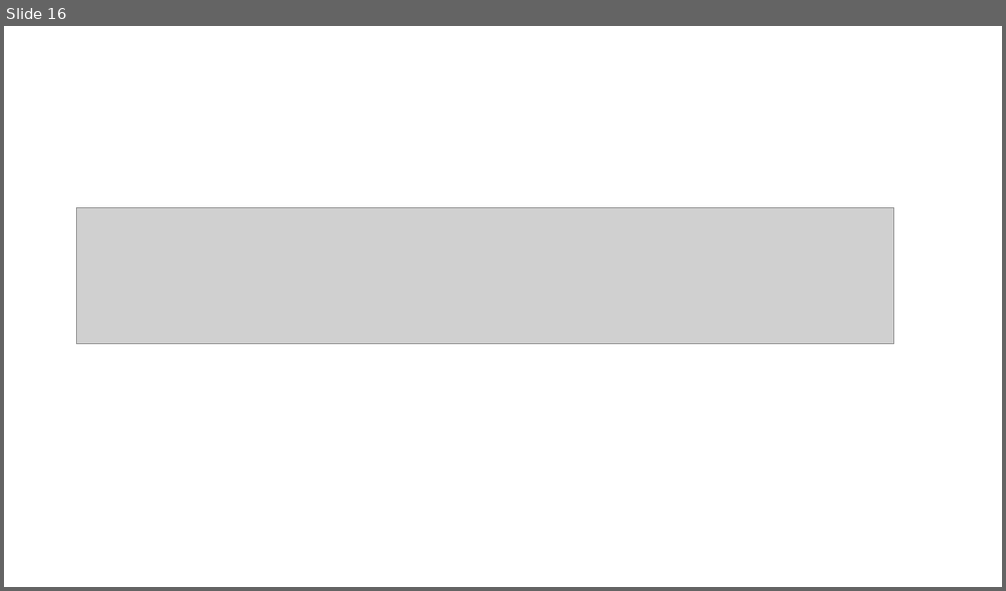
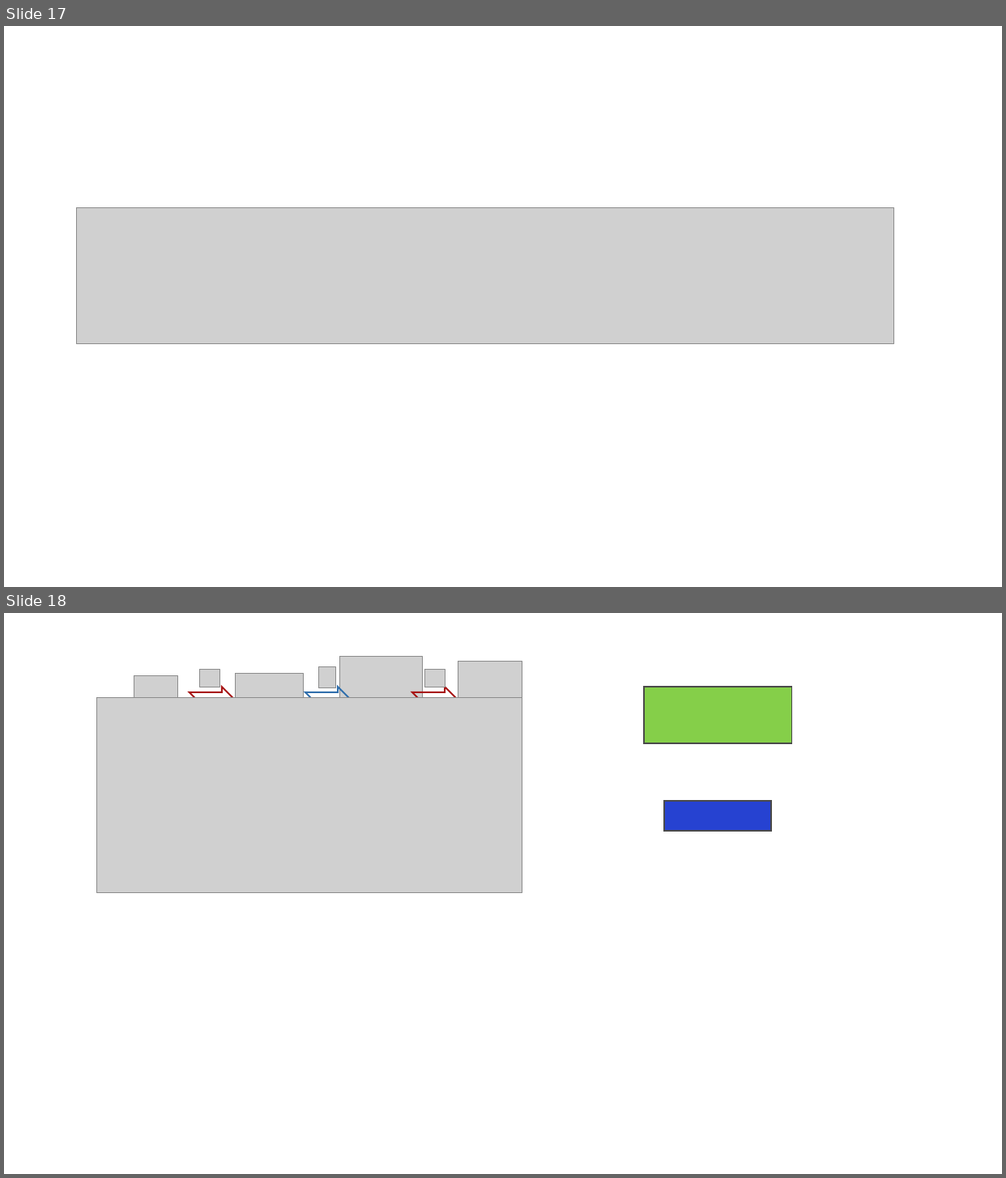
Before and after one commit to daniel-marcosatanes/daniel-marcosatanes.github.io, a slide deck: assets/img/ideas.pptx. Shown one above the other, each under a label of ours: slide 16 before the commit, slides 17 and 18 after it. The pictures are 1006x591 and 1006x1178 pixels, drawn with LibreOffice and Linux fonts; fonts in the diff are those of the drawing; grey boxes stand for pictures. Boxes give left, top, right and bottom in pixels: in the first picture for what was removed or moved away, otherwise in the second. Text is boxed around its words. In the diff, an @@ line names an element or a change of style, - is before the commit and + after.

```diff
--- a/assets/img/ideas.pptx
+++ b/assets/img/ideas.pptx
@@ slide 18 added at [4, 613, 1002, 1174], background #FFFFFF @@
@@ group added at [97, 657, 522, 892]: 8 pictures, 3 notched right arrows @@
@@ rectangle added at [644, 687, 791, 744], fill #85CF49, outline #4A4A4A 1.5 pt @@
@@ rectangle added at [664, 801, 771, 831], fill #2642D1, outline #4A4A4A 1.5 pt @@
@@ what was slide 16 is now slide 17 @@
```
Also in this commit, not shown: 2 slides changed, 1 other slide added, 12 other files.
